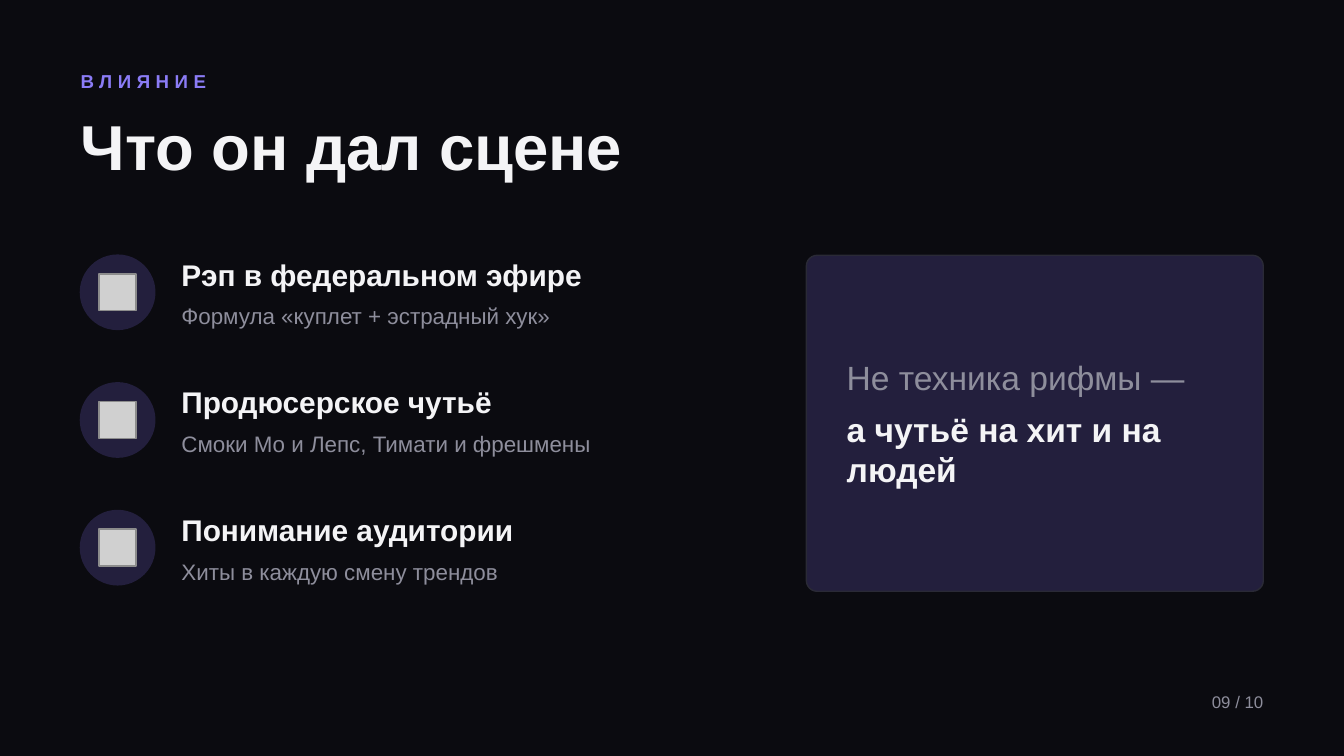
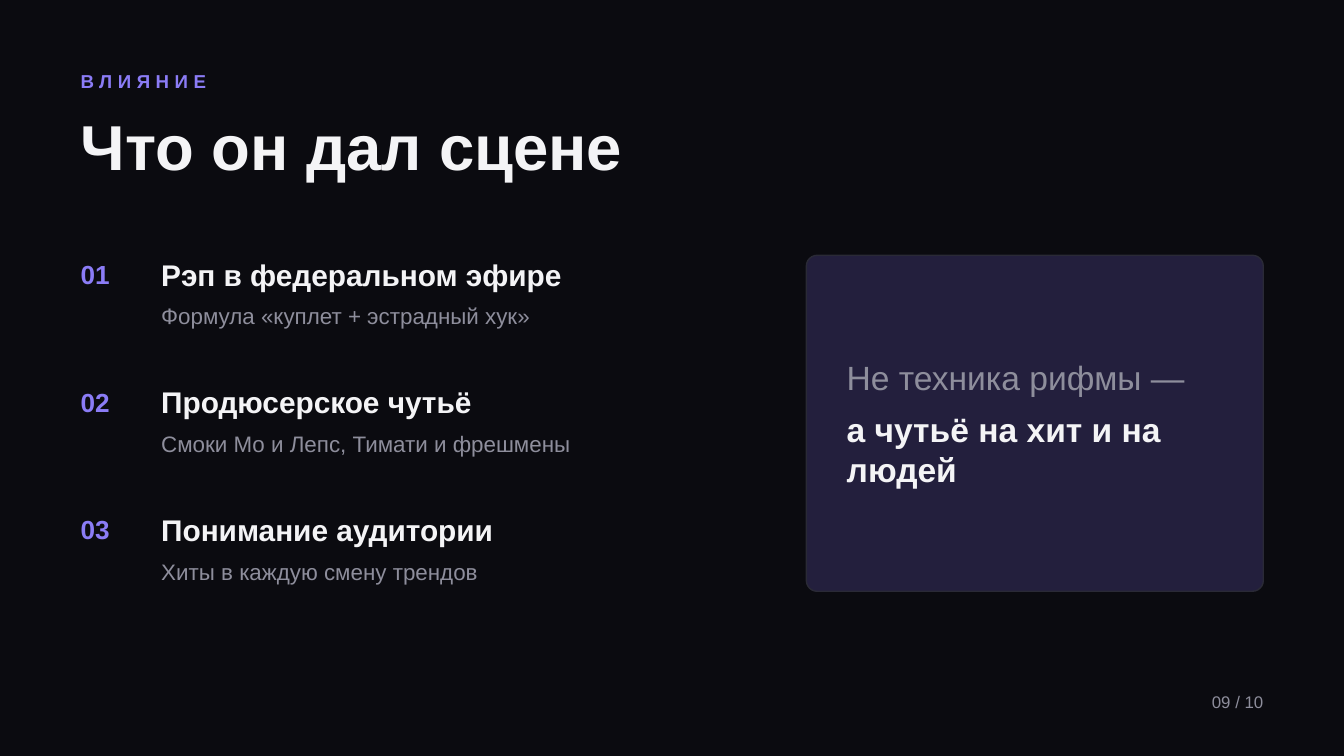
Before and after one commit to KRIEZIEYR/aaaaaaaaaaaaaaaaaa, a slide deck: slide 9 of Dzhigan_v2.pptx. Drawn at 1344x756 pixels with LibreOffice and Linux fonts; fonts in the diff are those of the drawing; grey boxes stand for pictures. Boxes give left, top, right and bottom in pixels: in the first picture for what was removed or moved away, otherwise in the second. Text is boxed around its words. In the diff, an @@ line names an element or a change of style, - is before the commit and + after.

```diff
--- a/Dzhigan_v2.pptx
+++ b/Dzhigan_v2.pptx
@@ ellipse removed at bbox=[81, 255, 155, 329] @@
@@ text added at bbox=[81, 265, 110, 285], 14 pt, text #8B7CF6, bold @@
+01
@@ text "Рэп в федеральном эфире": place and size @@
-text "Рэп в федеральном эфире" at bbox=[181, 264, 582, 291]
+text "Рэп в федеральном эфире" at bbox=[161, 264, 562, 291]
@@ picture removed at bbox=[99, 274, 137, 312] @@
@@ text "Формула «куплет + эстрадный хук»": place and size @@
-text "Формула «куплет + эстрадный хук»" at bbox=[181, 307, 550, 329]
+text "Формула «куплет + эстрадный хук»" at bbox=[161, 307, 530, 329]
@@ ellipse removed at bbox=[81, 383, 155, 457] @@
@@ text "Продюсерское чутьё": place and size @@
-text "Продюсерское чутьё" at bbox=[181, 392, 492, 419]
+text "Продюсерское чутьё" at bbox=[161, 392, 472, 419]
@@ text added at bbox=[81, 393, 110, 413], 14 pt, text #8B7CF6, bold @@
+02
@@ picture removed at bbox=[99, 402, 137, 439] @@
@@ text "Смоки Мо и Лепс, Тимати ...": place and size @@
-text "Смоки Мо и Лепс, Тимати ..." at bbox=[181, 436, 590, 457]
+text "Смоки Мо и Лепс, Тимати ..." at bbox=[161, 436, 570, 457]
@@ text "Понимание аудитории": place and size @@
-text "Понимание аудитории" at bbox=[181, 520, 513, 546]
+text "Понимание аудитории" at bbox=[161, 520, 493, 546]
@@ ellipse removed at bbox=[81, 511, 155, 585] @@
@@ text added at bbox=[81, 520, 110, 540], 14 pt, text #8B7CF6, bold @@
+03
@@ picture removed at bbox=[99, 530, 137, 567] @@
@@ text "Хиты в каждую смену трендов": place and size @@
-text "Хиты в каждую смену трендов" at bbox=[181, 564, 498, 585]
+text "Хиты в каждую смену трендов" at bbox=[161, 564, 478, 585]
```
Also in this commit, not shown: 9 other slides changed.
